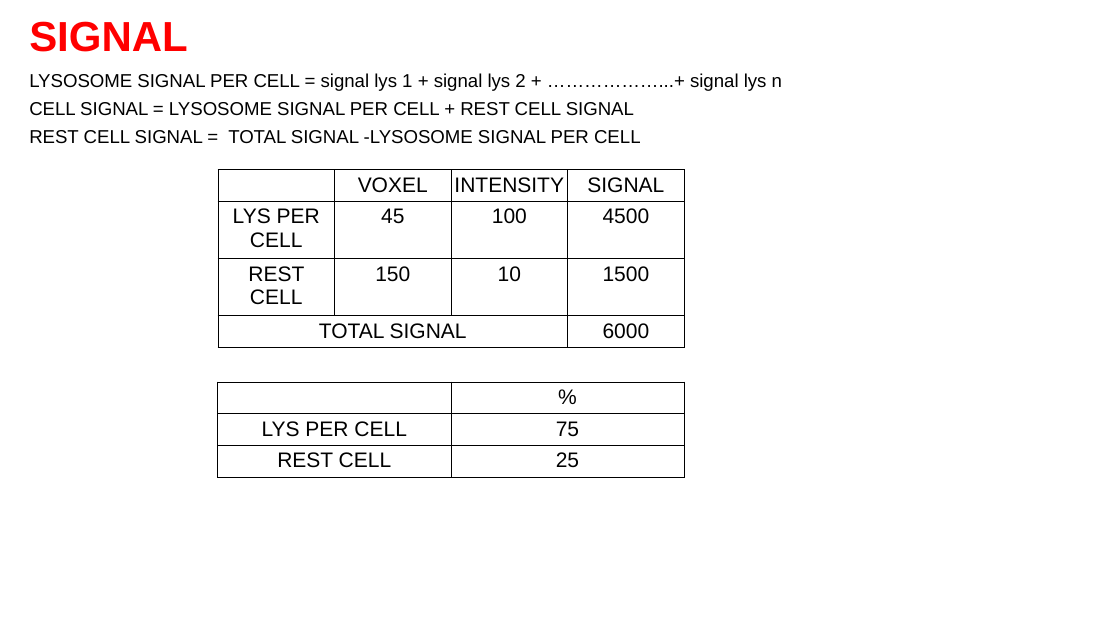
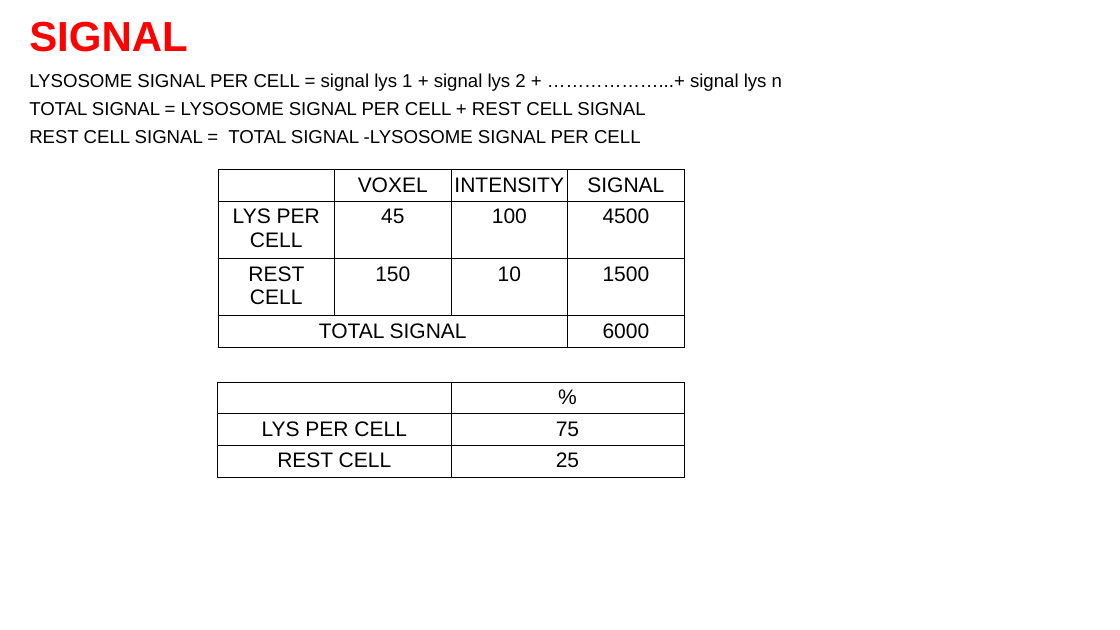
Before and after one commit to Nahuel88Ar/Lysosomes, a slide deck: slide 3 of 7-5-26.pptx. Drawn at 1120x630 pixels with LibreOffice and Linux fonts; fonts in the diff are those of the drawing; background and template pictures are left out. Boxes give left, top, right and bottom in pixels: in the first picture for what was removed or moved away, otherwise in the second. Text is boxed around its words. In the diff, an @@ line names an element or a change of style, - is before the commit and + after.

```diff
--- a/7-5-26.pptx
+++ b/7-5-26.pptx
@@ text at [29, 102, 645, 116]: text changed @@
-CELL SIGNAL = LYSOSOME SIGNAL PER CELL + REST CELL SIGNAL
+TOTAL SIGNAL = LYSOSOME SIGNAL PER CELL + REST CELL SIGNAL
```
Also in this commit, not shown: 1 other slide changed.
